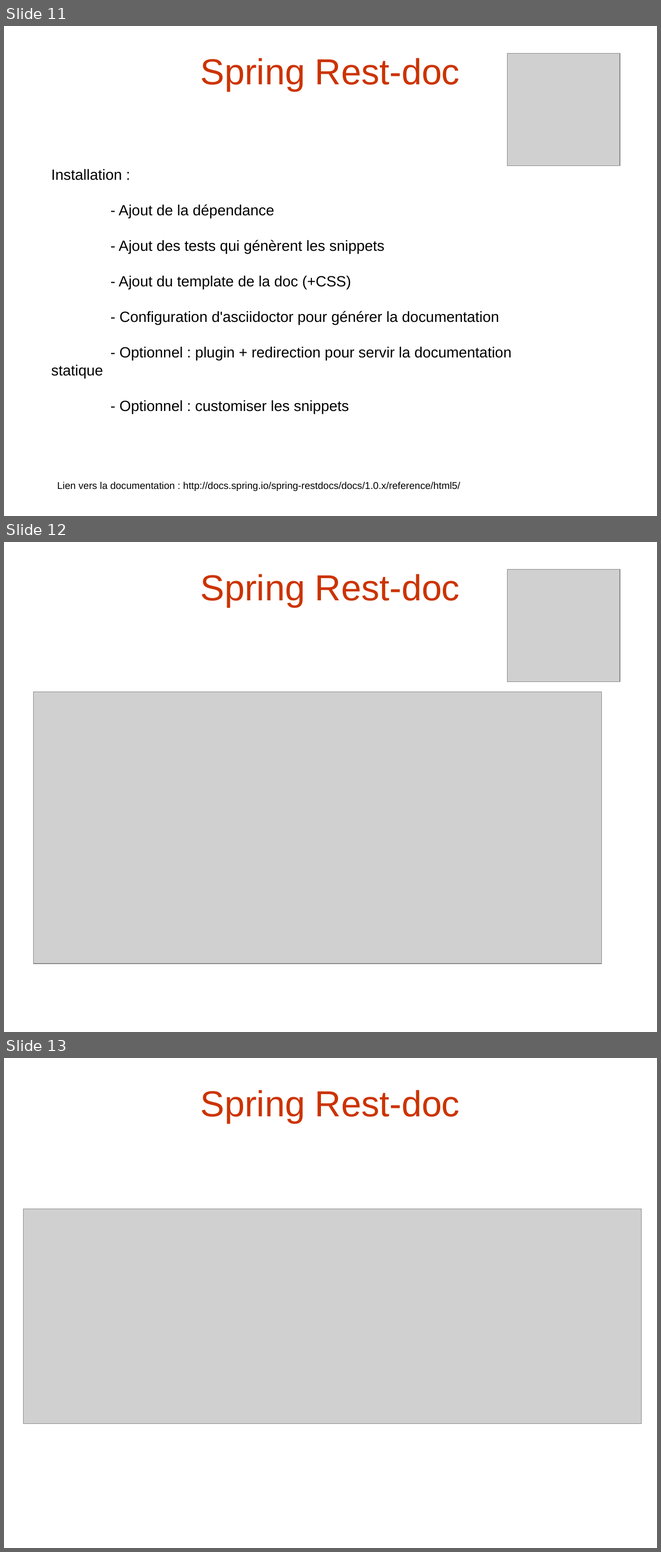
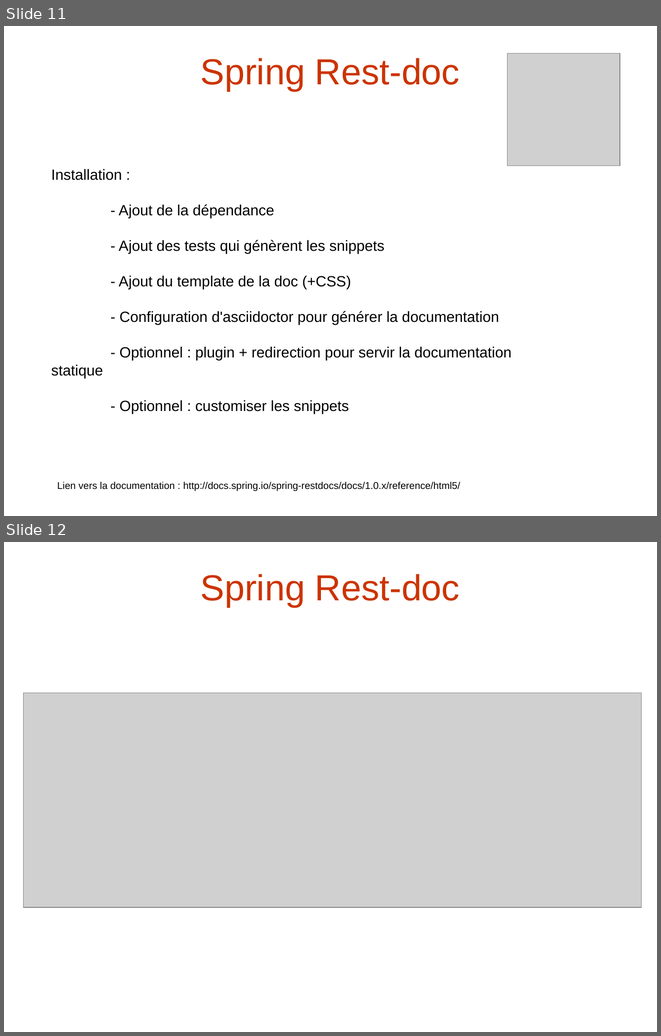
Before and after one commit to RDecreuse/btl-marketplace, a slide deck: src/main/resources/prez.pptx. Shown one above the other, each under a label of ours: slides 11, 12 and 13 before the commit, slides 11 and 12 after it. The pictures are 661x1552 and 661x1036 pixels, drawn with LibreOffice and Linux fonts; fonts in the diff are those of the drawing; grey boxes stand for pictures. Boxes give left, top, right and bottom in pixels: in the first picture for what was removed or moved away, otherwise in the second. Text is boxed around its words. In the diff, an @@ line names an element or a change of style, - is before the commit and + after.

```diff
--- a/src/main/resources/prez.pptx
+++ b/src/main/resources/prez.pptx
@@ slide 12 removed at box(4, 542, 657, 1032), background #FFFFFF @@
@@ picture removed at box(508, 569, 620, 682) @@
@@ text removed at box(201, 574, 460, 607) @@
-Spring Rest-doc
@@ picture removed at box(34, 691, 602, 963) @@
@@ what was slide 13 is now slide 12 @@
```
Also in this commit, not shown: 1 slide changed, 1 other file.
